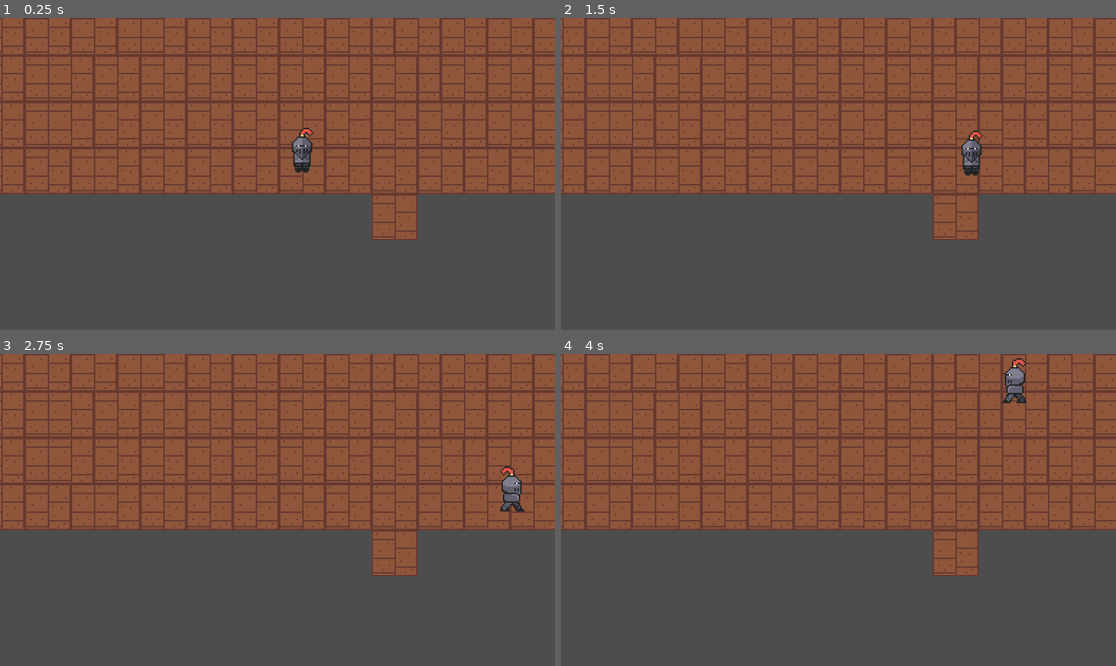
Above: before the commit, frames 1-4 (two rows, left to right).
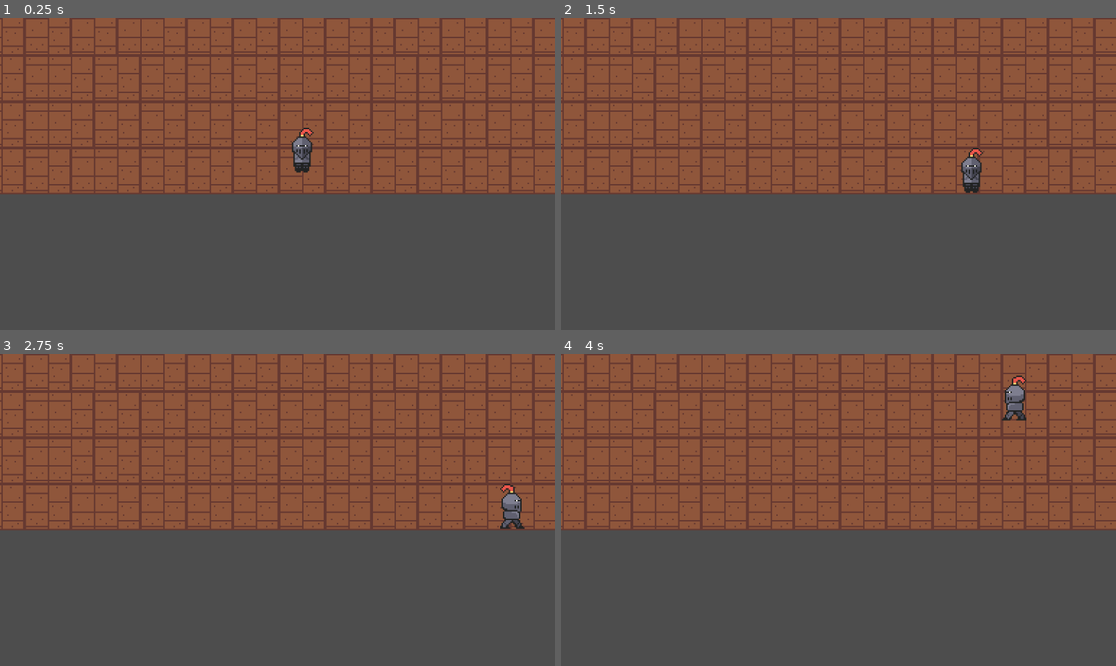
Above: after the commit, the same moments.

Repository: joshwilson1212/Game-Project-2025
Game: Godot game, scene res://Scene/Game.tscn
Two runs of this game, one before a commit and one after it. Both use one fixed random seed, a clock stepped at 60 frames per second and the inputs below.
Inputs:
- Up to frame 1 (0.25 s): no input
- Up to frame 2 (1.5 s): tap Enter at 0.5 s; hold D (move_right) 0.53-1.28 s; hold S (move_down) from 1.28 s (still down)
- Up to frame 3 (2.75 s): tap Space at 2 s; release S (move_down) at 2.03 s; hold D (move_right) from 2.03 s (still down)
- Up to frame 4 (4 s): release D (move_right) at 2.78 s; hold W (move_up) 2.78-3.53 s; hold A (move_left) from 3.53 s (still down)

The runs differ from the first frame. In frame 1, 1.2% of the frame differs, in the area x 66-76%, y 56-72%; in frame 2, 1.8%; in frame 3, 1.8%; in frame 4, 1.8%, in the area x 66-84%, y 1-72%.

Commit message:
moved file

Diff:
--- a/project-gamma/Scene/Game.tscn
+++ b/project-gamma/Scene/Game.tscn
@@ -1,7 +1,7 @@
 [gd_scene load_steps=6 format=3 uid="uid://dcs0aiuye7y8"]
 
 [ext_resource type="PackedScene" uid="uid://dts6pa2db4qwv" path="res://Scene/Player.tscn" id="1_6igcf"]
-[ext_resource type="Texture2D" uid="uid://cg30ijcj675nk" path="res://Sprite-0001-export.png" id="1_u6khg"]
+[ext_resource type="Texture2D" uid="uid://cg30ijcj675nk" path="res://Assets/Sprite-0001-export.png" id="1_u6khg"]
 
 [sub_resource type="TileSetAtlasSource" id="TileSetAtlasSource_u6khg"]
 texture = ExtResource("1_u6khg")
@@ -21,7 +21,7 @@
 position = Vector2(49, -18)
 tile_set = SubResource("TileSet_ou18a")
 format = 2
-layer_0/tile_data = PackedInt32Array(-2, 65536, 1, 65534, 65 …(3244 unchanged characters)…  1, -262135, 65536, 0, -196599, 65536, 1, 131073, 0, 0, 196609, 0, 1, 131074, 65536, 0, 196610, 65536, 1)
+layer_0/tile_data = PackedInt32Array(-2, 65536, 1, 65534, 65 …(3244 unchanged characters)…  1, -262135, 65536, 0, -196599, 65536, 1)
 
 [node name="CharacterBody2D" parent="." instance=ExtResource("1_6igcf")]
 position = Vector2(17, -16)
@@ -30,6 +30,7 @@
 zoom = Vector2(3, 3)
 
 [node name="StaticBody2D" type="StaticBody2D" parent="."]
+position = Vector2(-1, 12)
 
 [node name="CollisionShape2D" type="CollisionShape2D" parent="StaticBody2D"]
 position = Vector2(1, 1)
Renamed: project-gamma/Sprite-0001-export.png -> project-gamma/Assets/Sprite-0001-export.png
Not shown, changed: project-gamma/Assets/Sprite-0001-export.png.import
